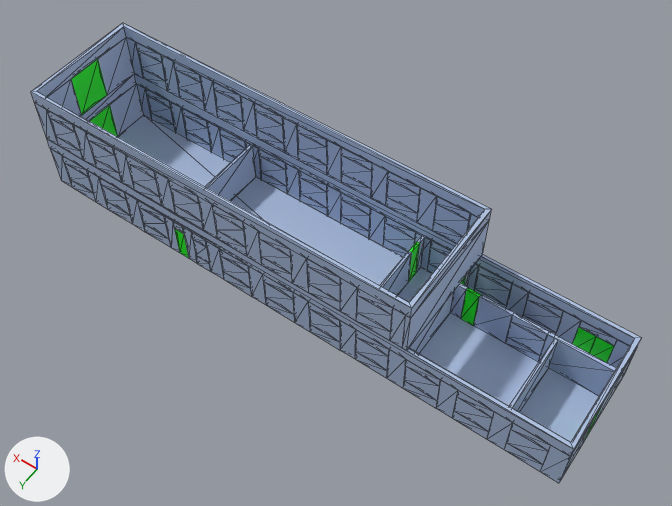
Renders of the glTF model src/assets/3d/solid/models/Chlorination_Room_expansion.glb from each side of a commit.
Both versions are drawn from a 50 mm lens placed at (-25.2, 32.2, 50.6), pointed at (-2.5, 0.4, 0.6). The axes (+X, +Y, +Z) are drawn at lower left. The lights are the same throughout. The first picture is the older version. Mesh edges are drawn as thin lines. Where no turn or scale is listed for an object, it has been applied to the vertices. Vertices at exactly the same position are counted once.

Before the edit, the objects in view are built like this:
```python
mat_door = principled_material('door')
mat_door.base_color = (0.0, 1.0, 0.0)  # green #00ff00
mat_door.roughness = 0.553
me_mesh_139 = bpy.data.meshes.new('Mesh.139')
me_mesh_139.from_pydata(...)  # 800 vertices, 2284 faces; spans x -22.3..20.6, y -4.6..4.7, z -3.1..6.1
# faces by material slot: [2176, 108]
me_mesh_139.materials.append(mat_wall)  # blue #afc2e3
me_mesh_139.materials.append(mat_door)  # green #00ff00
ob_floor1 = bpy.data.objects.new('Floor1', me_mesh_139)
ob_floor1.location = (0.0, 0.0, 0.0)
```
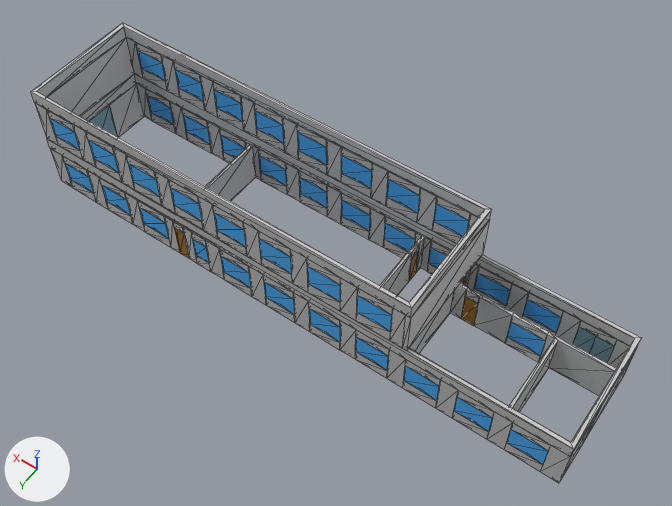
The newer file is also turned or shifted as a whole; pictures and numbers use the older file's frame.

Pixel boxes [x1, y1, x2, y2] of what changed, in the pictures (672 x 506 px; the box of a moved part takes in the faces that stretch with it):
'Floor1', surface changed, reshaped
    both: [31, 23, 641, 483]
part 1 of me_mesh_139, added
    after: [487, 412, 513, 449]
part 2 of me_mesh_139, moved or reshaped
    both: [37, 27, 629, 483]
part 3 of me_mesh_139, surface changed
    both: [31, 23, 641, 480]
part 4 of me_mesh_139, recoloured
    both: [31, 23, 641, 480]
part 5 of me_mesh_139, recoloured
    both: [50, 50, 561, 464]
part 6 of me_mesh_139, recoloured
    both: [90, 105, 614, 441]

The change, as a list of edits to the scene's bpy script:
```text
Add img_window:
    img_window = load_image('window', '_unpacked/window', 512, 512, 'sRGB')
Add img_ground:
    img_ground = load_image('ground', '_unpacked/ground', 256, 384, 'sRGB')
Add img_gate:
    img_gate = load_image('gate', '_unpacked/gate', 1024, 1024, 'sRGB')
Add img_door:
    img_door = load_image('door', '_unpacked/door', 429, 429, 'sRGB')
Change mat_door:
    remove mat_door.base_color = (0.0, 1.0, 0.0)  # green #00ff00
    add mat_door.texture = img_door
Add mat_window:
    mat_window = principled_material('window')
    mat_window.texture = img_window
    mat_window.roughness = 0.553
Add mat_ground:
    mat_ground = principled_material('ground')
    mat_ground.texture = img_ground
    mat_ground.roughness = 0.553
Add mat_gate:
    mat_gate = principled_material('gate')
    mat_gate.texture = img_gate
    mat_gate.roughness = 0.553
Change me_mesh_139:
    used by ob_floor1; location = (0.0, 0.0, 0.0)
    remove me_mesh_139.from_pydata(...)  # 800 vertices, 2284 faces; spans x -22.3..20.6, y -4.6..4.7, z -3.1..6.1
    add me_mesh_139.from_pydata(...)  # 822 vertices, 2304 faces; spans x -22.3..20.6, y -4.6..4.7, z -3.1..6.1
    me_mesh_139 part 1: a new loose piece, a box spanning x -18.54..-17.28, y 4.45..4.69, z -3.07..0.53, in mat_ground (picture img_ground)
    me_mesh_139 part 2
    14 vertices are removed from x -22.0..20.6, y -4.3..4.4, z -3.1..5.1
    204 faces are deleted
    10 vertices are added at x -21.1..-11.0, y 4.4..4.7, z -3.1..0.5
    12 new vertices lie (0.0, 0.0, -0.8) away from vertices in x -12.3..-6.4, y -3.7..-2.1, z 0.5
    6 new vertices lie (0.0, 0.0, 0.8) away from vertices in x -14.8..-11.0, y 4.4..4.7, z -0.3
    176 new faces join them, mat_ground (picture img_ground)
    36 new faces join them, mat_door (picture img_door)
    me_mesh_139 part 3: 2080 kept faces spanning x -22.3..20.6, y -4.6..4.7, z -3.1..6.1 get new texture (UV) coordinates
    me_mesh_139 part 4: 1558 faces spanning x -22.3..20.6, y -4.6..4.7, z -3.1..6.1 switch from mat_wall (blue #afc2e3) to mat_ground (picture img_ground)
    me_mesh_139 part 5: 456 faces spanning x -21.1..19.4, y -4.6..4.7, z -2.1..4.3 switch from mat_wall (blue #afc2e3) to mat_window (picture img_window)
    me_mesh_139 part 6: 48 faces spanning x -22.3..20.6, y -4.6..1.4, z -3.1..0.5 switch from mat_door (green #00ff00) to mat_gate (picture img_gate)
```
